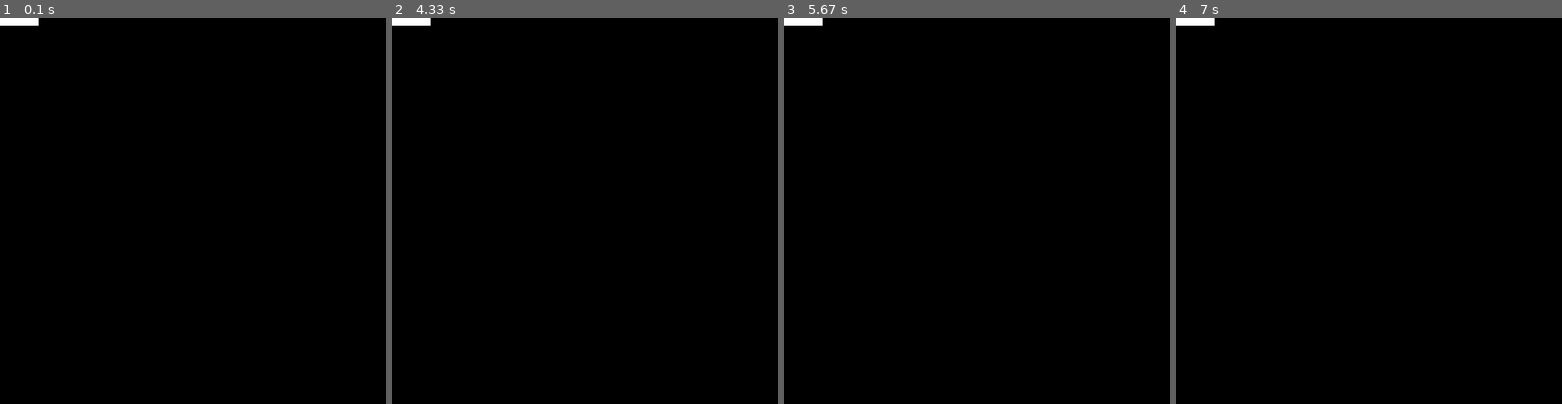
Above: before the commit, frames 1-4 (left to right).
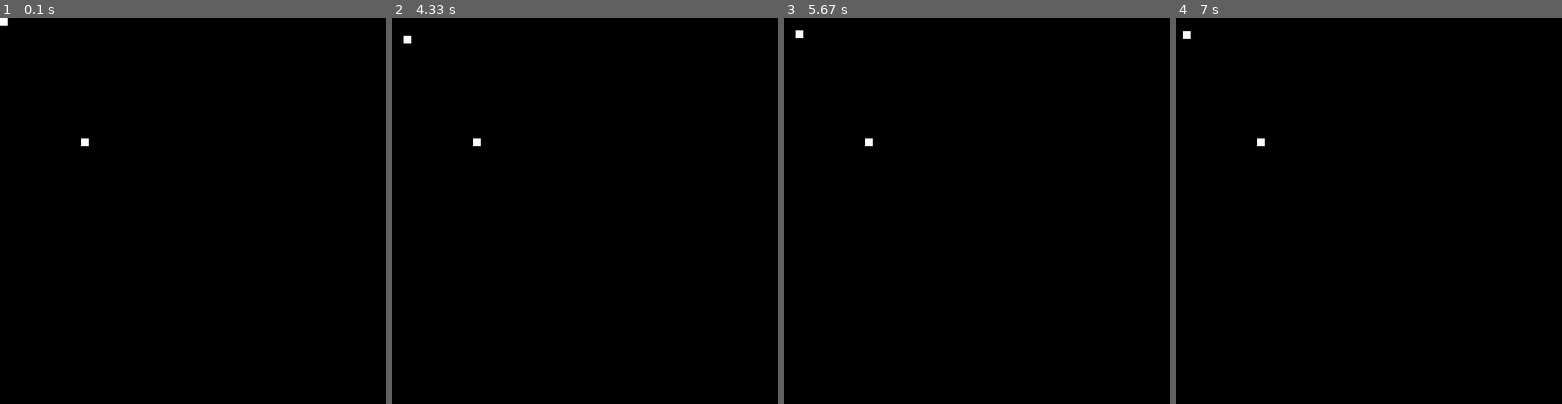
Above: after the commit, the same moments.

Repository: LeeHarry14202/PYGAME_Snake_Game
Game: pygame game, started from main.py
The game is run twice, just before and just after one commit, with the same random seed, the same clock (stepped at 60 frames per second) and the same inputs.
Inputs:
- Up to frame 1 (0.1 s): no input
- Up to frame 2 (4.33 s): hold Right 0.33-0.8 s; hold Up 0.83-1.13 s; hold Left 1.67-2.2 s; hold Down 2.23-2.53 s; hold Left 2.57-2.97 s; hold Right 3.4-4.03 s; hold Down from 4.07 s (still down)
- Up to frame 3 (5.67 s): release Down at 4.43 s; hold Left 4.47-4.93 s; hold Right 4.97-5.43 s; hold Up from 5.47 s (still down)
- Up to frame 4 (7 s): release Up at 5.77 s; hold Right 5.8-6.27 s; hold Left 6.3-6.83 s; hold Down from 6.87 s (still down)

The runs differ from the first frame. In frame 1, 0.2% of the frame differs, in the area x 2-23%, y 0-34%; in frame 2, 0.3%, in the area x 0-23%, y 0-34%; in frame 3, 0.3%; in frame 4, 0.3%.

Commit message:
Update main.py

Diff:
--- a/main.py
+++ b/main.py
@@ -1,11 +1,12 @@
 import sys
-
+import random
 import pygame
 
 pygame.init()
 
 SCREEN_WIDTH = 500
 SCREEN_HEIGHT = 500
+
 
 screen = pygame.display.set_mode((SCREEN_WIDTH, SCREEN_WIDTH))
 
@@ -18,22 +19,49 @@
     def __init__(self):
         pygame.sprite.Sprite.__init__(self)
         self.game_active = True
+                # Set fps
+        self.clock = pygame.time.Clock()
+        self.fps_number = 90
 
-class BLOCK(WORLD):
+class SNAKE(object):
     def __init__(self):
         self.x = 0
         self.y = 0
-        self.WIDTH = 50
-        self.HEIGHT = 10
-        self.block = (self.x, self.y, self.WIDTH, self.HEIGHT)
+        WIDTH = 10
+        HEIGHT = 10
+        self.rect = pygame.rect.Rect((self.x, self.y, WIDTH, HEIGHT))
 
-    def move_block(self):
-        self.x += 5
+    def handle_keys(self):
+        key = pygame.key.get_pressed()
+        dist = 1
+        if key[pygame.K_LEFT]:
+           self.rect.move_ip(-1, 0)
+        if key[pygame.K_RIGHT]:
+           self.rect.move_ip(1, 0)
+        if key[pygame.K_UP]:
+           self.rect.move_ip(0, -1)
+        if key[pygame.K_DOWN]:
+           self.rect.move_ip(0, 1)
 
+    def draw(self):
+        pygame.draw.rect(screen, COLOR.WHITE, self.rect)
+
+class APPLE(object):
+    def __init__(self):
+        random_x_pos = random.randint(0,SCREEN_WIDTH)
+        random_y_pos = random.randint(0,SCREEN_HEIGHT)
+        self.x = random_x_pos
+        self.y = random_y_pos
+        WIDTH = 10
+        HEIGHT = 10
+        self.rect = pygame.rect.Rect((self.x, self.y, WIDTH, HEIGHT))
+    def draw(self):
+        pygame.draw.rect(screen, COLOR.WHITE, self.rect)
 
 # Object init
 world = WORLD()
-block = (0, 0, 50, 10)
+snake = SNAKE()
+apple = APPLE()
 def main():
     while world.game_active:
         screen.fill(COLOR.BLACK)
@@ -44,8 +72,13 @@
             if event.type == pygame.KEYDOWN:
                 if event.key == pygame.K_ESCAPE:
                     world.game_active = False
-        pygame.draw.rect(screen, COLOR.WHITE, block)
-        pygame.display.flip()
+        snake.draw()
+        snake.handle_keys()
+
+        apple.draw()
+
+        pygame.display.update()
+        world.clock.tick(world.fps_number)
 
 
 if __name__ == "__main__":
